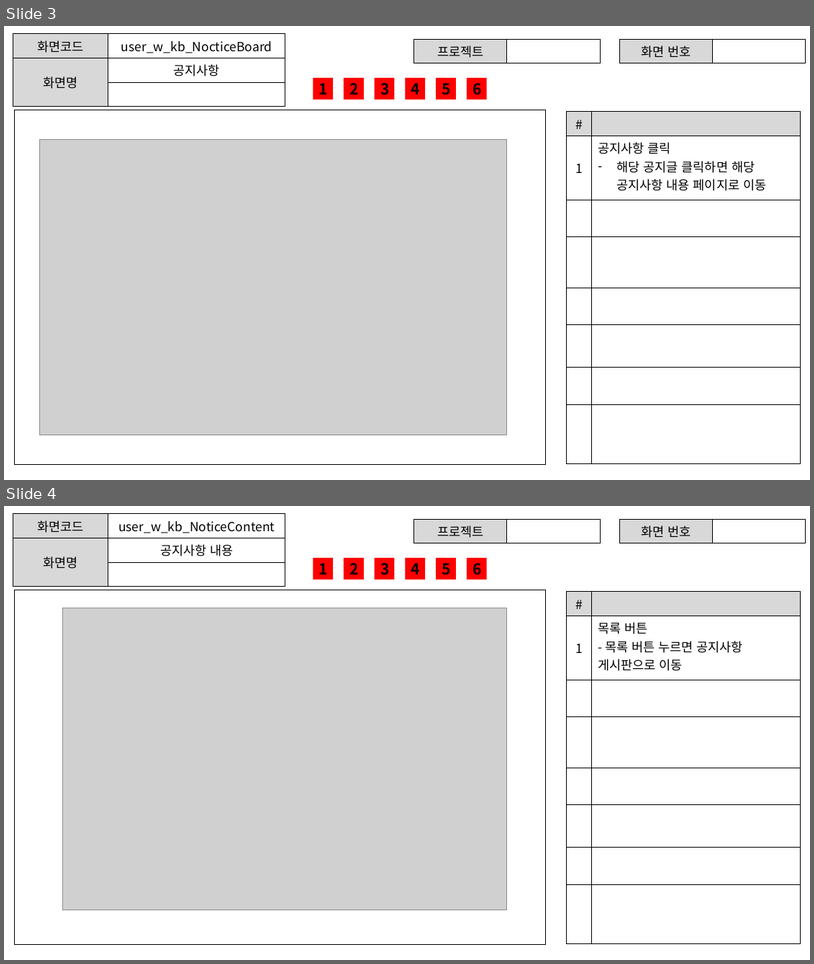
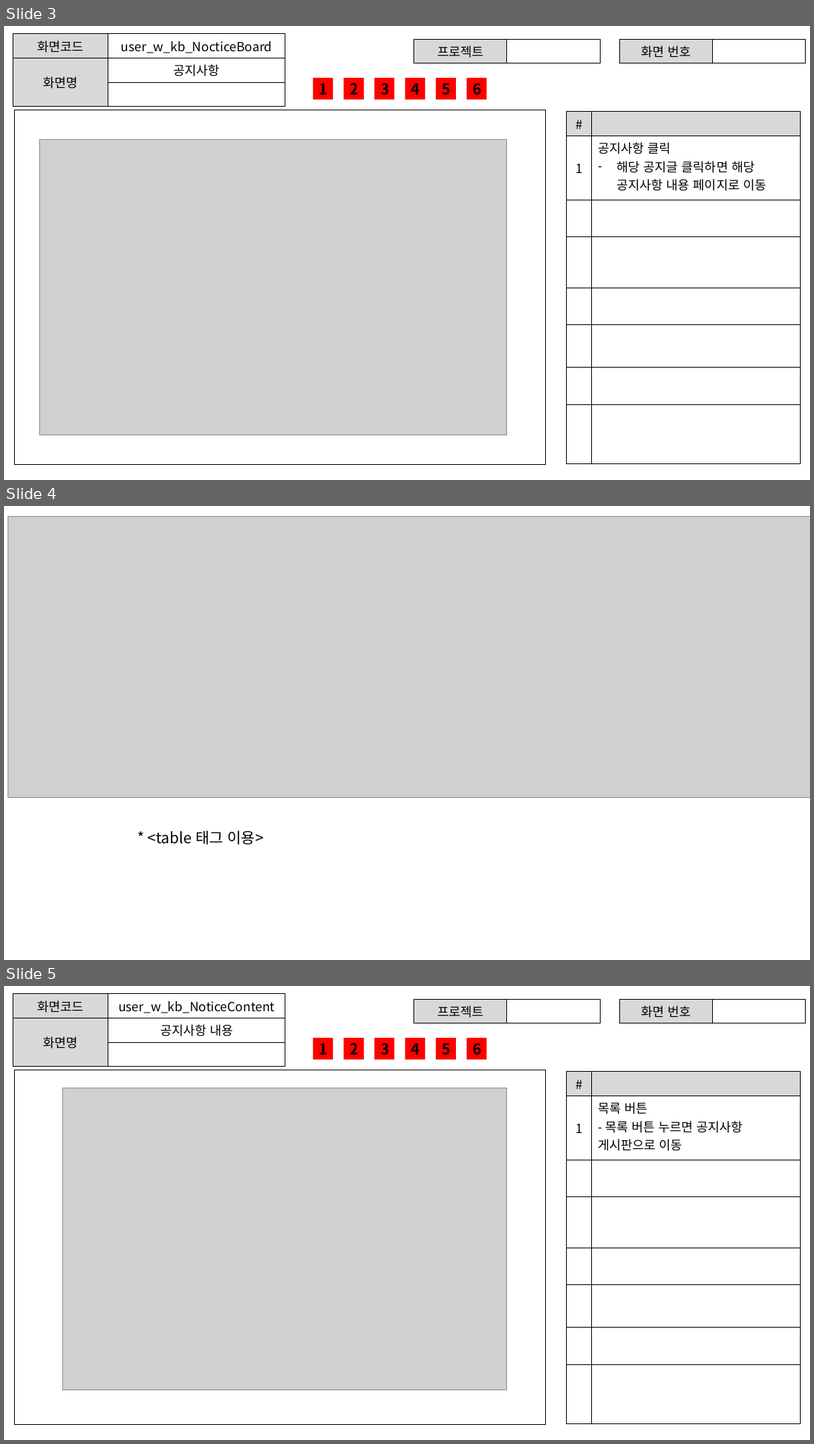
Before and after one commit to ezenteam2/EzenCrowdFunding, a slide deck: project03 화면설계서/project03 - 화면 설계서 - 기범.pptx. Shown one above the other, each under a label of ours: slides 3 and 4 before the commit, slides 3, 4 and 5 after it. The pictures are 814x964 and 814x1444 pixels, drawn with LibreOffice and Linux fonts; fonts in the diff are those of the drawing; grey boxes stand for pictures. Boxes give left, top, right and bottom in pixels: in the first picture for what was removed or moved away, otherwise in the second. Text is boxed around its words. In the diff, an @@ line names an element or a change of style, - is before the commit and + after.

```diff
--- a/project03 화면설계서/project03 - 화면 설계서 - 기범.pptx
+++ b/project03 화면설계서/project03 - 화면 설계서 - 기범.pptx
@@ slide 4 added at box(4, 506, 810, 960), background #FFFFFF @@
@@ picture added at box(8, 516, 810, 798) @@
@@ text added at box(148, 830, 264, 844), 18 pt, text #000000 @@
+* <table 태그 이용>
@@ what was slide 4 is now slide 5 @@
```
Also in this commit, not shown: 3 other slides added.
